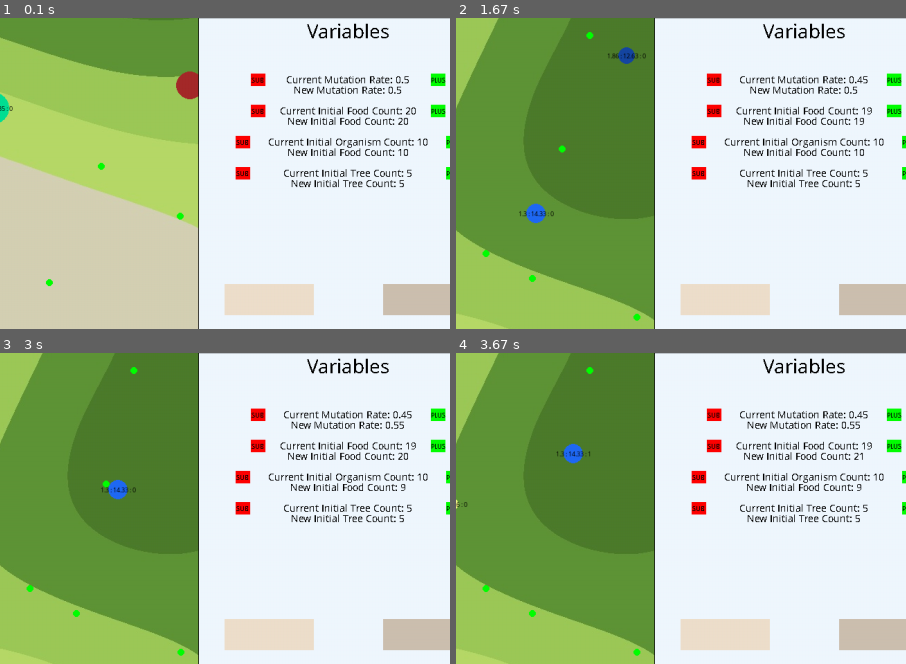
Above: before the commit, frames 1-4 (two rows, left to right).
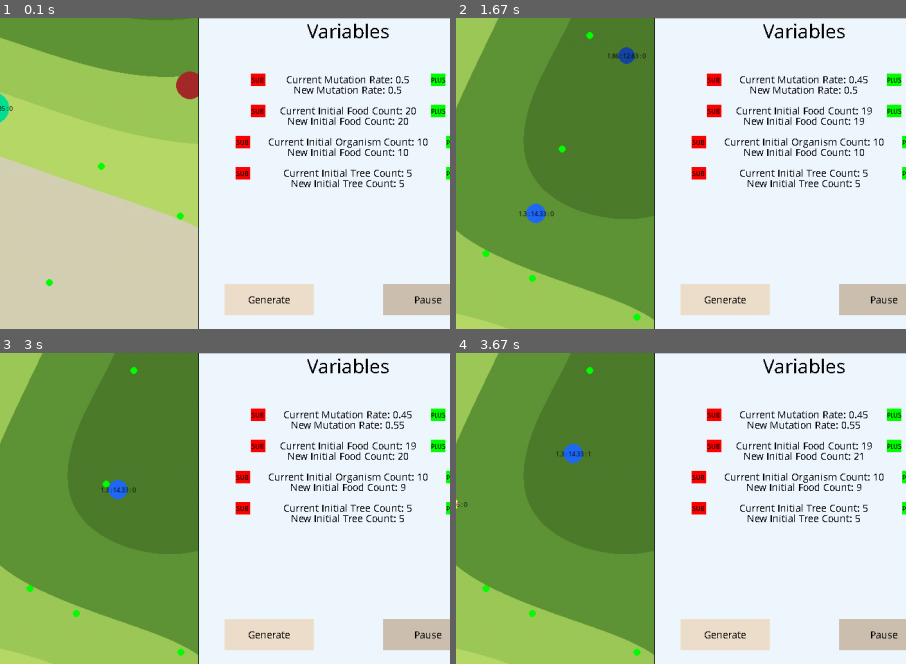
Above: after the commit, the same moments.

Repository: neil-phan/evolve
Game: pygame game, started from src/graphics.py
The game is run twice, just before and just after one commit, with the same random seed, the same clock (stepped at 60 frames per second) and the same inputs.
Inputs (mouse positions are % of the whole screen's width and height, from its top left):
- Up to frame 1 (0.1 s): no input
- Up to frame 2 (1.67 s): click "SUB" at 0.38 s; click "SUB" at 0.72 s; click (74, 95) at 1.05 s; click "PLUS" at 1.38 s
- Up to frame 3 (3 s): click "PLUS" at 1.72 s; click "SUB" at 2.05 s; click "PLUS" at 2.88 s
- Up to frame 4 (3.67 s): click "PLUS" at 3.22 s
The pictures show only the part of the screen within x 45-95%, y 50-100%; the shares and areas given below are measured in that part.

The runs differ from the first frame. In frame 1, 0.2% of the frame differs, in the area x 55-99%, y 89-92%; in frame 2, 0.2%; in frame 3, 0.2%; in frame 4, 0.2%.

Commit message:
updated buttons

Diff:
--- a/src/graphics.py
+++ b/src/graphics.py
@@ -128,11 +128,15 @@
 pause_surface.fill('antiquewhite3')
 pause_surface_rect = pause_surface.get_rect(
     bottomleft=(WIDTH - offset // 2 + 50, HEIGHT - 20))
+pause_text = SUB_FONT.render('Pause', False, 'black')
+pause_text_rect = pause_text.get_rect(center=(WIDTH-offset//2+50+offset*0.15, HEIGHT-20-HEIGHT*0.025))
 
 generate_surface = pygame.Surface((offset * 0.30, HEIGHT * 0.05))
 generate_surface.fill('antiquewhite2')
 generate_surface_rect = generate_surface.get_rect(
     bottomright=(WIDTH - (offset // 2) - 50, HEIGHT - 20))
+generate_text = SUB_FONT.render('Generate', False, 'black')
+generate_text_rect = generate_text.get_rect(center=(WIDTH-offset//2-50-offset*0.15, HEIGHT-20-HEIGHT*0.025))
 
 # GRAPH STUFF
 graph = graph.Graph(WINDOW, ((SIM_WIDTH, WIDTH), (HEIGHT // 2, 0)))
@@ -284,6 +288,8 @@
     WINDOW.blit(variables_text_surface, variables_text_surface_rect)
     WINDOW.blit(pause_surface, pause_surface_rect)
     WINDOW.blit(generate_surface, generate_surface_rect)
+    WINDOW.blit(pause_text, pause_text_rect)
+    WINDOW.blit(generate_text, generate_text_rect)
 
 def pause_simulation(paused, orgs):
     for org in orgs:
